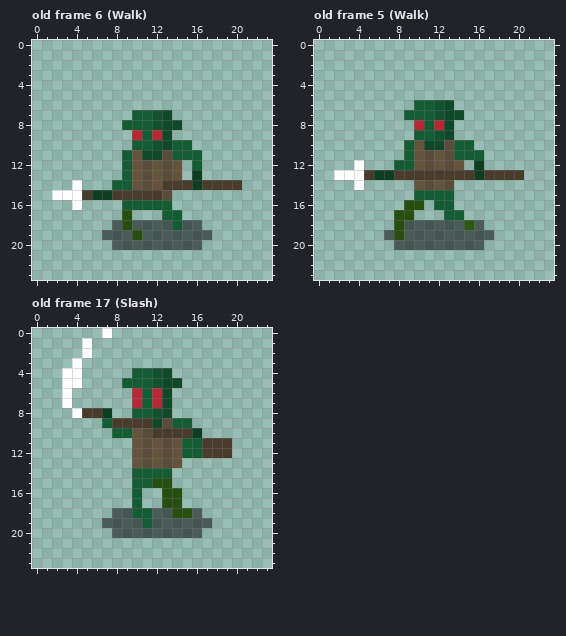
Pixel-art file -- Assets/Sprites/Asperite files/Goblin.aseprite. This is how it looked before the edit.
24x24 pixels, 20 frames. Colours within 5 levels of each other are drawn and written as one. Shown: old frame 6 (Walk), old frame 5 (Walk), old frame 17 (Slash). The commit also changed other frames, which this record leaves out.
And afterwards:
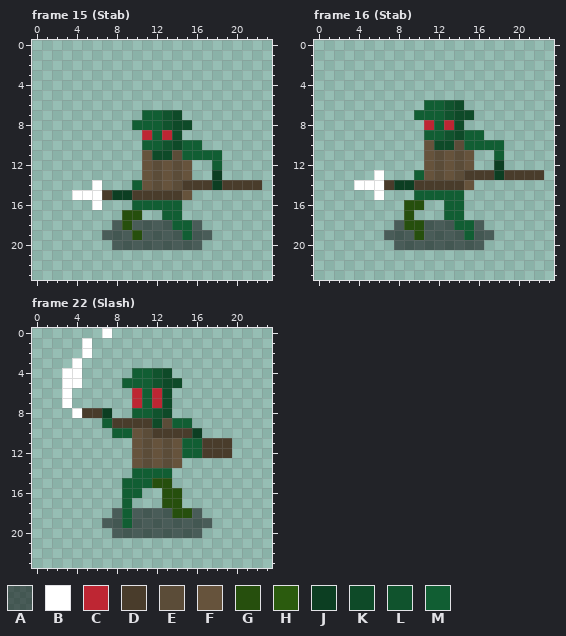
Palette (. is transparent): A #00000083  B #ffffff  C #be2633  D #493c2b  E #5b4c38  F #66533c  G #264f0d  H #2b5b0e  J #0c3e22  K #0e4a28  L #10532d  M #115e33
A new or re-ordered frame is compared with the old frame closest to it.
The author wrote: Added crescent attack for goblin and smoother animations
The edit:
frames 20 -> 25
Changed rows in their new state; - is an unchanged pixel.
Frame 15 (Stab) is new; against old frame 6 (Walk), layer "Layer 1":
first column x 2:
 7 --------.-MLK--------
 8 -------.--ML-K-------
 9 --------.CMCK--------
10 --------.-MLK-M------
11 -------..F-KE--MM----
12 -------..FEFEF.-M----
13 -------..FEFEF.-J----
14 --.-B-..MFEFE-D-J--DD
15 ..-BBDJJ---DDF-------
16 --.-B--.----M--------
17 --------G------------
18 -------------M-------
19 -------------M-------
Frame 16 (Stab) is new; against old frame 5 (Walk), layer "Layer 1":
first column x 2:
 6 --------.-MLK--------
 7 -------.--ML-K-------
 8 --------.CMCK--------
 9 --------.-MLKMM------
10 -------..F-KE-MMM----
11 -------..FEFEF.-M----
12 --.---...FEFEF.-J----
13 ....B...MFEFE-D-J--DD
14 ---BBDJJDDDDDF-------
15 ----B-------M--------
16 ----------.-M--------
17 ------.--------------
18 ------AGG---MM-------
19 ------A-G----M-------
Frame 22 (Slash) against old frame 17 (Slash), layer "Layer 1":
first column x 9:
15 M--
16 M--
17 M.-
18 MAA
19 M-A
